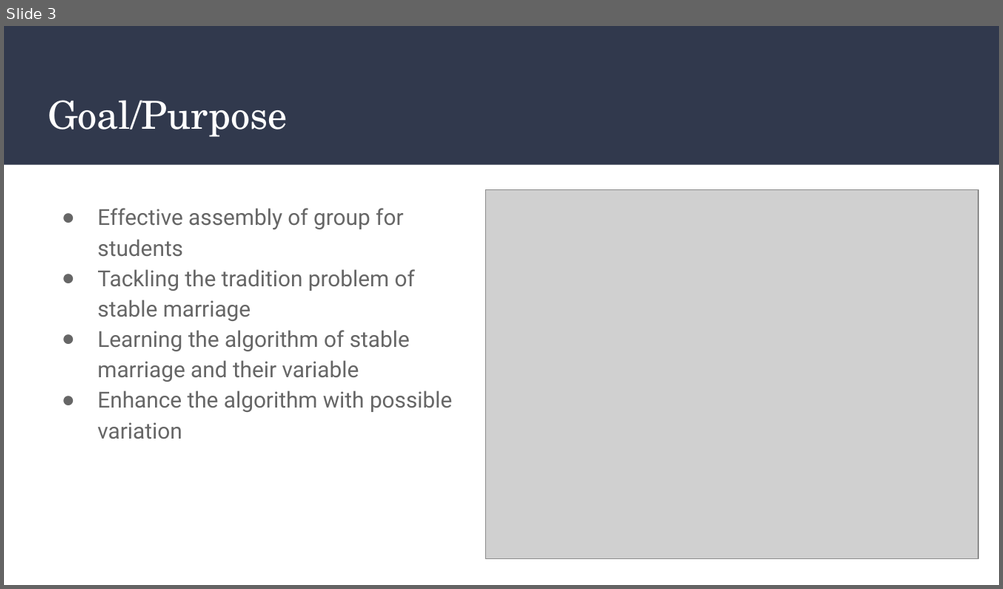
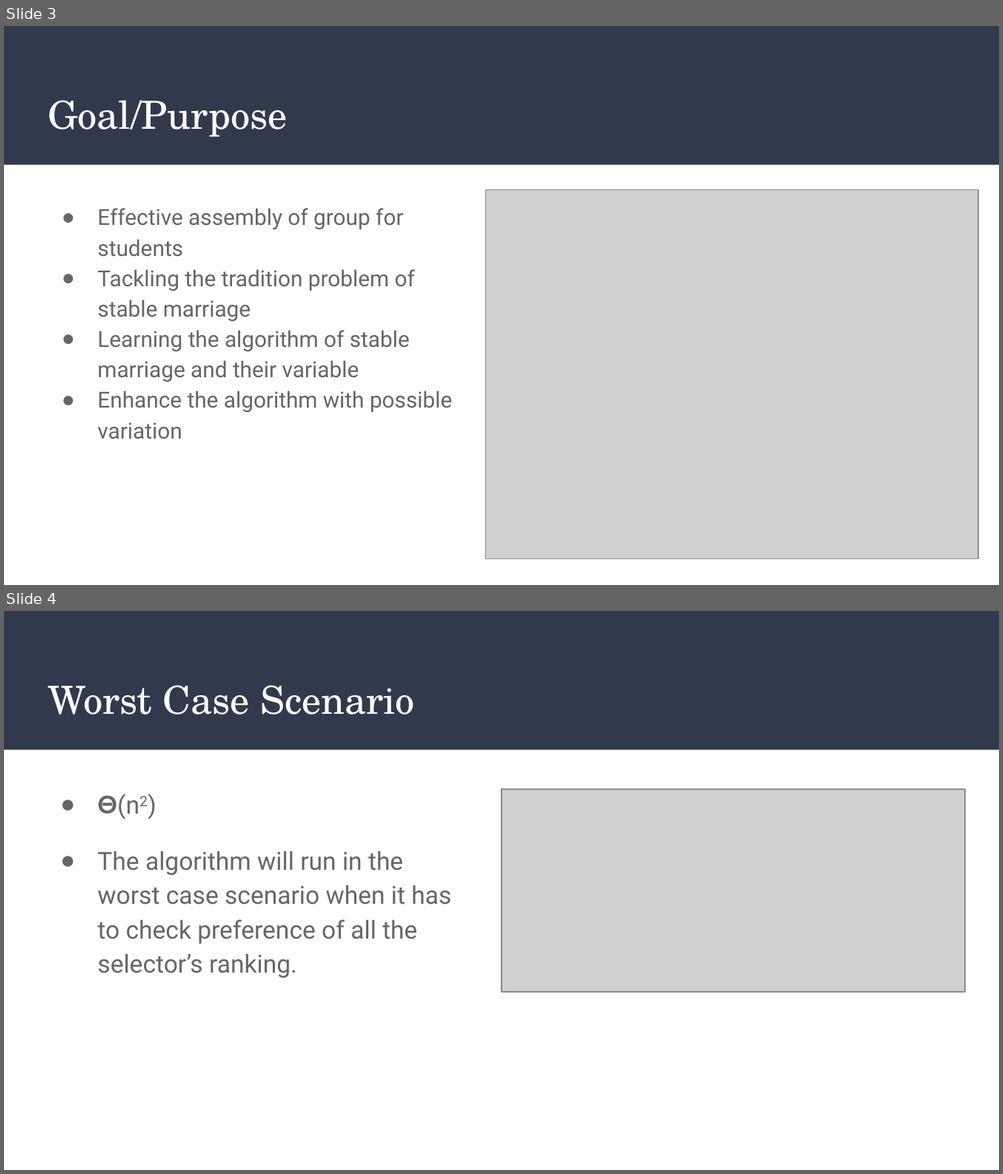
Before and after one commit to hoangphuc05/group_assembler, a slide deck: Group Assemble Algorithm.pptx. Shown one above the other, each under a label of ours: slide 3 before the commit, slides 3 and 4 after it. The pictures are 1003x589 and 1003x1174 pixels, drawn with LibreOffice and Linux fonts; fonts in the diff are those of the drawing; grey boxes stand for pictures. Boxes give left, top, right and bottom in pixels: in the first picture for what was removed or moved away, otherwise in the second. Text is boxed around its words. In the diff, an @@ line names an element or a change of style, - is before the commit and + after.

```diff
--- a/Group Assemble Algorithm.pptx
+++ b/Group Assemble Algorithm.pptx
@@ slide 4 added at [4,611,999,1170], background #FFFFFF; not listed: 1 template element that a slide beside it also shows @@
@@ title added at [48,685,415,715], 28 pt, text #FFFFFF @@
+Worst Case Scenario
@@ text added at [97,795,451,978], 18 pt, text #666666 @@
+● 𝚯(n2)
+● The algorithm will run in the worst case scenario when it has to check preference of all the selector’s ranking.
@@ picture added at [501,789,965,992] @@
```
Also in this commit, not shown: 3 slides changed, 2 other files.
